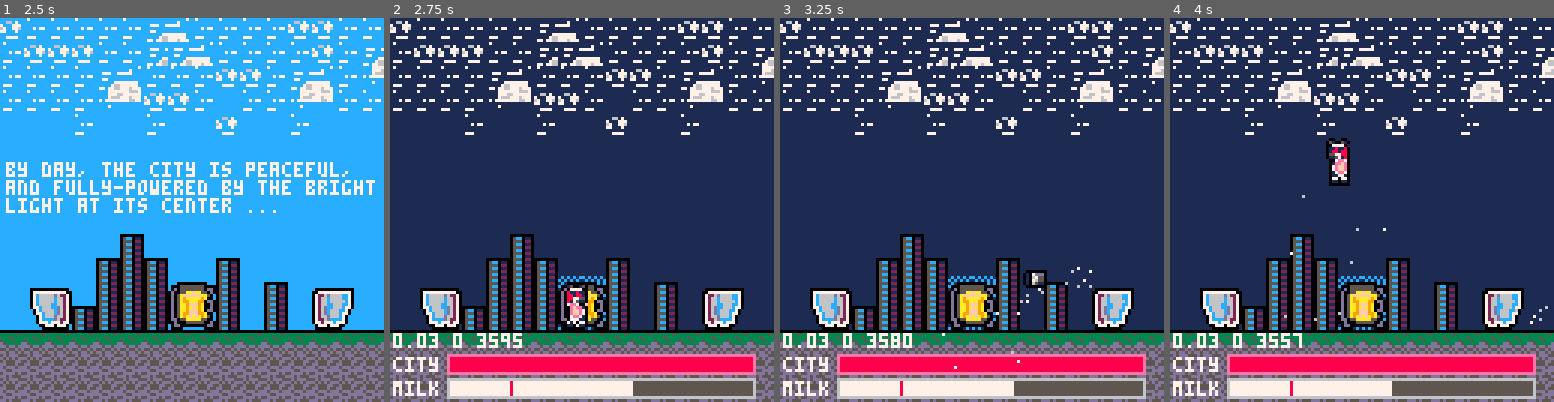
Above: before the commit, frames 1-4 (left to right).
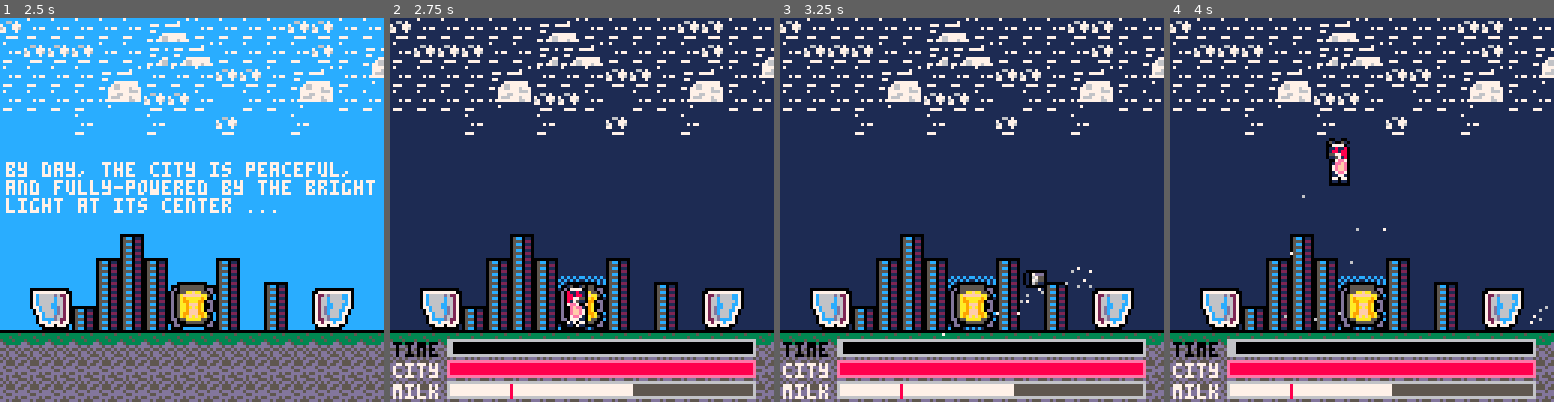
Above: after the commit, the same moments.

Repository: SestrenExsis/LD49_Unstable
Game: PICO-8 cartridge cowabunga_ldjam49.p8
Two runs of this game, one before a commit and one after it. Both use one fixed random seed, a clock stepped at 60 frames per second and the inputs below.
Inputs:
- Up to frame 1 (2.5 s): tap X (X key) at 0.33, 1.07, 1.85 s; tap O (Z key) at 0.7, 1.7, 2.1 s; hold Right 1.6-2.1 s; hold Right from 2.47 s (still down)
- Up to frame 2 (2.75 s): keep holding Right; tap O (Z key) at 2.5 s
- Up to frame 3 (3.25 s): tap O (Z key) at 2.9 s; tap X (X key) at 2.97 s; release Right at 3.03 s; hold Left from 3.08 s (still down)
- Up to frame 4 (4 s): tap O (Z key) at 3.3, 3.7 s; release Left at 3.58 s

Frame 1 is identical in both runs. In frame 2, 8.5% of the frame differs, in the area x 0-96%, y 82-100%; in frame 3, 8.5%; in frame 4, 8.5%.

Commit message:
Draw clock timer

Diff:
--- a/cowabunga_ldjam49.p8
+++ b/cowabunga_ldjam49.p8
@@ -141,6 +141,7 @@
 _ceil=8
 _flor=96
 _invn=30 -- i-frames
+_dawn=3600
 _base=0.01 -- base difficulty
 _diff=_base -- current diff
 _wins=0
@@ -242,7 +243,7 @@
 	_shak=0
 	_tmrs["walk"]=0
 	_tmrs["hurt"]=_invn
-	_tmrs["game"]=3600
+	_tmrs["game"]=_dawn
 	_atks={}
 	_foes={}
 	_pxls={}
@@ -391,10 +392,12 @@
 			_cowx,_cowy,0,0,
 			_tols["hurt"]
 		)
+		sfx(20)
 	end
 	if hitcity then
 		_ctyhp-=2
 		_shak=2
+		sfx(23)
 		if _ctyhp<1 then
 			initlose()
 		end
@@ -402,6 +405,7 @@
 	_shak=max(0,_shak-1)
 	if _cowhp<1 then
 		_cowup=false
+		sfx(21)
 	end
 	_cowhp+=1
 	if not _cowup then
@@ -412,6 +416,7 @@
 		if not _cowup then
 			_tmrs["hurt"]=_invn
 			_cowup=true
+			sfx(22)
 		end
 	end
 	_tmrs["hurt"]=max(
@@ -508,6 +513,7 @@
 		-- enemy health
 		if f[4]<1 then
 			del(_foes,f)
+			sfx(16)
 		end
 		-- enemy timers
 		f[5]-=1
@@ -604,27 +610,34 @@
 		end
 		spr(fm,a[2],a[3],1,1,aflp)
 	end
-	-- draw city status bar
-	print("city",9,121,7)
-	local city=100*(_ctyhp/_maxhp)
-	rectfill(27,120,129,126,14)
-	rectfill(28,121,128,125,2)
-	rectfill(28,121,28+city,125,8)
-	-- draw milk status bar
-	print("milk",9,129,7)
-	local milk=100*(_cowhp/_maxhp)
-	rectfill(27,128,129,134,6)
-	rectfill(28,129,128,133,5)
-	rectfill(28,129,28+milk,133,7)
-	line(48,129,48,133,8)
 	-- draw particles
 	for p in all(_pxls) do
 		pset(p[2],p[3],p[1])
 	end
+	-- draw night timer
+	print("time",9,116,0)
+	local tmr=_tmrs["game"]
+	local nite=100-100*(tmr/_dawn)
+	rectfill(27,115,129,120,6)
+	rectfill(28,116,128,119,0)
+	rectfill(28,116,28+nite,119,6)
+	-- draw city status bar
+	print("city",9,123,7)
+	local city=100*(_ctyhp/_maxhp)
+	rectfill(27,122,129,127,14)
+	rectfill(28,123,128,126,2)
+	rectfill(28,123,28+city,126,8)
+	-- draw milk status bar
+	print("milk",9,130,7)
+	local milk=100*(_cowhp/_maxhp)
+	rectfill(27,129,129,134,6)
+	rectfill(28,130,128,133,5)
+	rectfill(28,130,28+milk,133,7)
+	line(48,130,48,134,8)
 	local debug=_diff.." "
 	debug=debug..#_foes.." "
 	debug=debug.._tmrs["game"]
-	print(debug,9,113,7)
+	--print(debug,9,113,7)
 end
 -->8
 -- intro and game overs
Not shown, changed: the sound effects (__sfx__) section of cowabunga_ldjam49.p8
